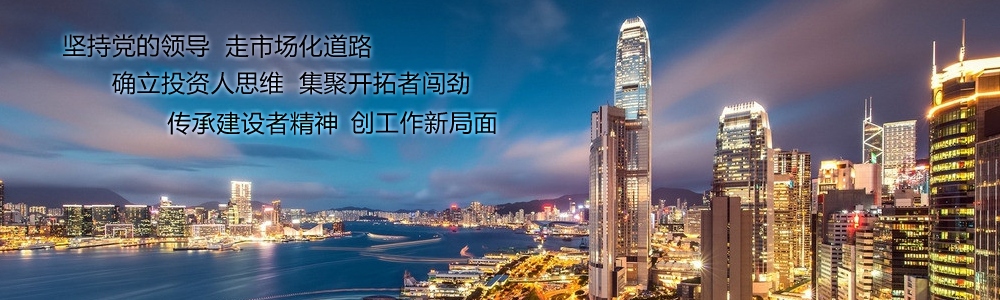
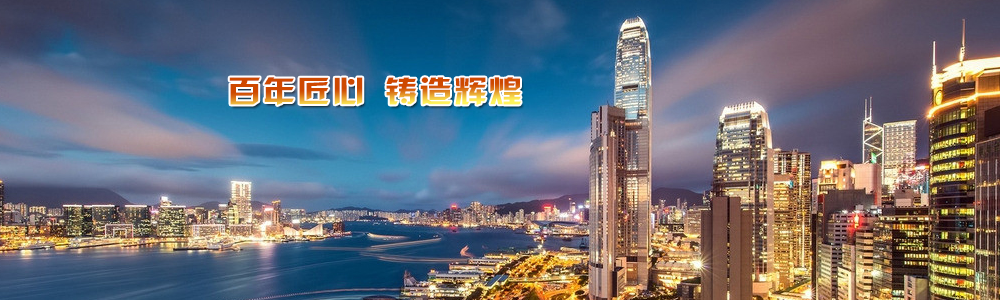
Layer changes from the first 1000 x 300 image to the second:
added layer "百年匠心 铸造辉煌" above "组 1" over [229, 77, 521, 105]
hid group "组 1" (6 layers) over [63, 34, 497, 135]
